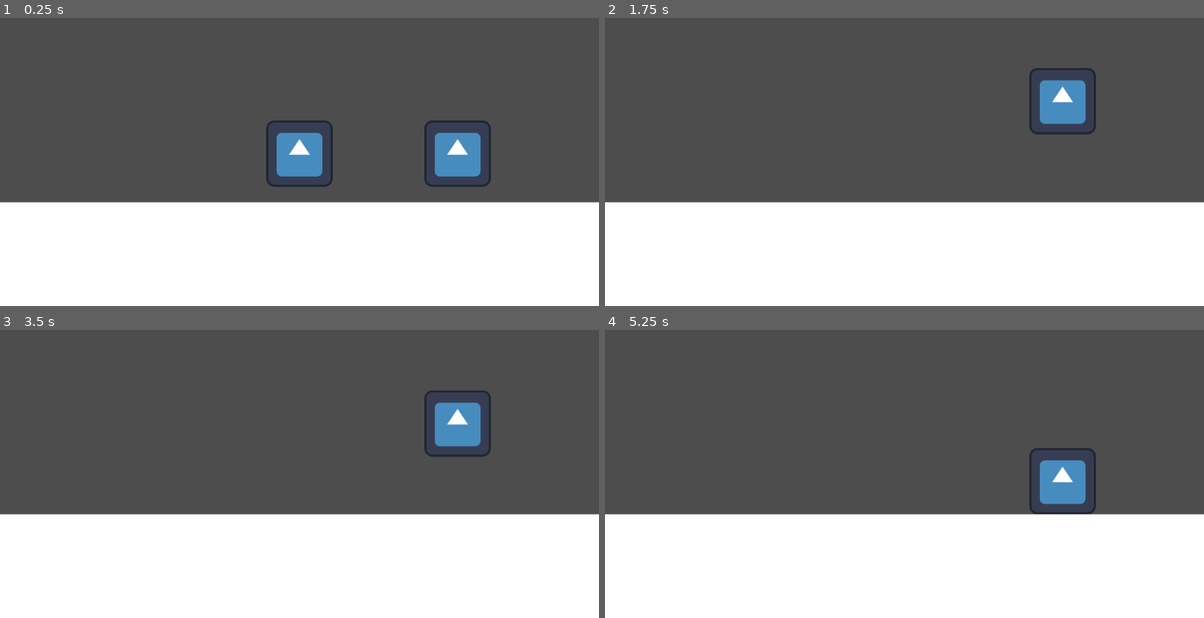
Above: before the commit, frames 1-4 (two rows, left to right).
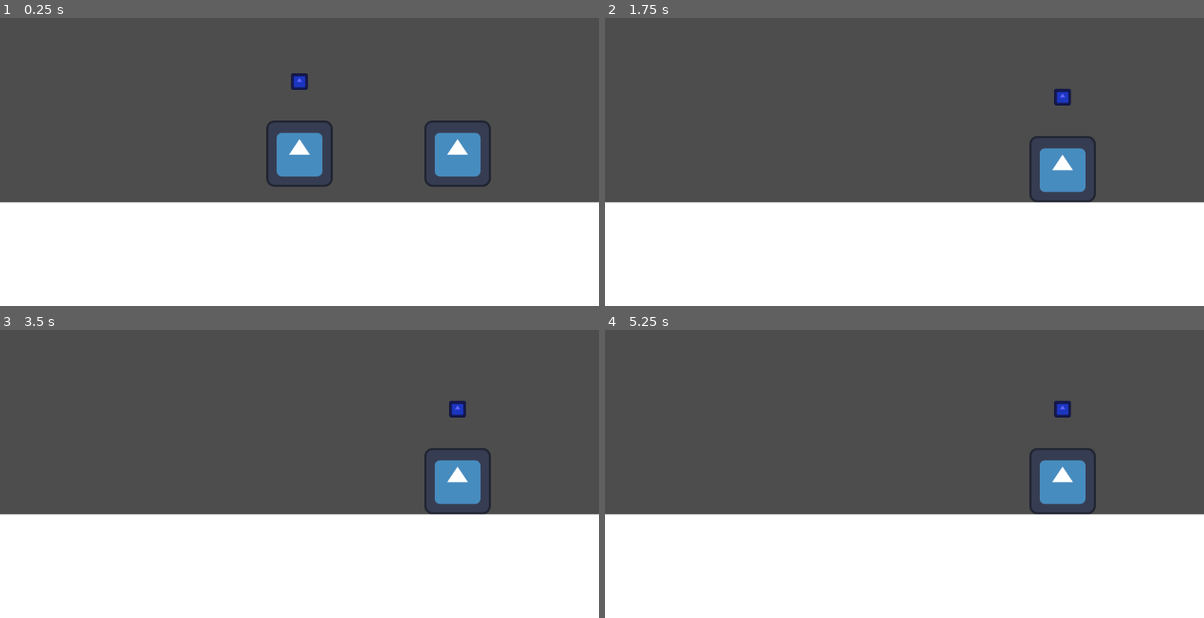
Above: after the commit, the same moments.

Repository: jmrvicencio/HelpingJovi
Game: Godot game, scene res://scenes/main.tscn
The game is run twice, just before and just after one commit, with the same random seed, the same clock (stepped at 60 frames per second) and the same inputs. The engine's default icon, where the game draws it, is replaced by a stand-in: a white triangle on a blue panel in a dark square.
Inputs:
- Up to frame 1 (0.25 s): no input
- Up to frame 2 (1.75 s): tap Enter (ui_accept) at 0.5 s; hold Right (ui_right) from 0.53 s (still down); tap E (player1_give, bound only after the commit) at 0.6, 1.55 s; tap I (player2_jump) at 0.77, 1.52 s; tap O (player2_give, bound only after the commit) at 0.8, 1.35 s
- Up to frame 3 (3.5 s): release Right (ui_right) at 2.03 s; hold Left (ui_left) 2.03-2.78 s; tap J (player2_left) at 2.1 s; tap O (player2_give, bound only after the commit) at 2.3 s; tap Enter (ui_accept) at 2.75 s; hold Right (ui_right) from 2.78 s (still down); tap L (player2_right) at 2.85 s; tap I (player2_jump) at 3.02 s; tap E (player1_give, bound only after the commit) at 3.05 s
- Up to frame 4 (5.25 s): tap E (player1_give, bound only after the commit) at 3.6, 4.55, 5.1 s; tap I (player2_jump) at 3.77, 4.52 s; tap O (player2_give, bound only after the commit) at 3.8, 4.35 s; release Right (ui_right) at 4.28 s; hold Left (ui_left) 4.28-5.03 s; hold Right (ui_right) from 5.03 s (still down)

The runs differ from the first frame. In frame 1, 0.2% of the frame differs, in the area x 48-52%, y 19-25%; in frame 2, 3.0%, in the area x 70-82%, y 17-64%; in frame 3, 2.9%; in frame 4, 0.2%.

Commit message:
Added separate jump indicators

Diff:
--- a/elements/character/character.tscn
+++ b/elements/character/character.tscn
@@ -15,5 +15,13 @@
 [node name="Sprite2D" type="Sprite2D" parent="."]
 texture = ExtResource("2_w87oa")
 
+[node name="JumpIndicator" type="Sprite2D" parent="."]
+unique_name_in_owner = true
+visible = false
+modulate = Color(0.380392, 0.388235, 1, 1)
+position = Vector2(0, -139)
+scale = Vector2(0.25, 0.25)
+texture = ExtResource("2_w87oa")
+
 [node name="CollisionShape2D" type="CollisionShape2D" parent="."]
 shape = SubResource("RectangleShape2D_lquwl")
--- a/elements/character/character_body_2d.gd
+++ b/elements/character/character_body_2d.gd
@@ -1,4 +1,7 @@
+class_name Character
 extends CharacterBody2D
+
+signal custom_signal()
 
 enum PLAYER{
 	ONE,
@@ -6,31 +9,48 @@
 }
 
 @export var player: PLAYER = PLAYER.ONE
-
 @export var speed: float = 300.0
 @export var jump_velocity = -400.0
 @export var gravity_scale = Vector2(1, 1)
 @export var gravity:Vector2 = Vector2(0, 980)
+@export var partner:Character
+
+@onready var jump_indicator: Sprite2D = %JumpIndicator
+
+var can_jump:bool = false :
+	set = _set_can_jump
+
+
+func _set_can_jump(val):
+	can_jump = val
+	jump_indicator.visible = val
 
 
 func _physics_process(delta: float) -> void:
 	var jump_input: bool
 	var direction: float
+	var give_jump_input: bool
+
 	if player == PLAYER.ONE:
 		jump_input = Input.is_action_just_pressed('ui_accept')
+		give_jump_input = Input.is_action_just_pressed('player1_give')
 		direction = Input.get_axis("ui_left", "ui_right")
 	elif player == PLAYER.TWO:
 		jump_input = Input.is_action_just_pressed('player2_jump')
+		give_jump_input = Input.is_action_just_pressed('player2_give')
 		direction = Input.get_axis("player2_left", "player2_right")
+
+	if give_jump_input and can_jump:
+		can_jump = false
+		partner.can_jump = true
 
 	# Add the gravity.
 	if not is_on_floor():
-		print("i am not on floor")
 		velocity += gravity * gravity_scale * delta
 
 	# Handle jump.
-	if jump_input and is_on_floor():
-		print("time to jump bitch")
+	if jump_input and is_on_floor() and can_jump:
+		custom_signal.emit()
 		velocity.y = jump_velocity
 
 	# Get the input direction and handle the movement/deceleration.
--- a/project.godot
+++ b/project.godot
@@ -48,3 +48,13 @@
 "events": [Object(InputEventKey,"resource_local_to_scene":false,"resource_name":"","device":-1,"window_id":0,"alt_press …(192 unchanged characters)…
 ]
 }
+player1_give={
+"deadzone": 0.2,
+"events": [Object(InputEventKey,"resource_local_to_scene":false,"resource_name":"","device":-1,"window_id":0,"alt_pressed":false,"shift_pressed":false,"ctrl_pressed":false,"meta_pressed":false,"pressed":false,"keycode":0,"physical_keycode":69,"key_label":0,"unicode":101,"location":0,"echo":false,"script":null)
+]
+}
+player2_give={
+"deadzone": 0.2,
+"events": [Object(InputEventKey,"resource_local_to_scene":false,"resource_name":"","device":-1,"window_id":0,"alt_pressed":false,"shift_pressed":false,"ctrl_pressed":false,"meta_pressed":false,"pressed":false,"keycode":0,"physical_keycode":79,"key_label":0,"unicode":111,"location":0,"echo":false,"script":null)
+]
+}
--- /dev/null
+++ b/scenes/main.gd
@@ -0,0 +1,16 @@
+extends Node2D
+
+@export var player1:Character
+
+# Called when the node enters the scene tree for the first time.
+func _ready() -> void:
+	var players := get_tree().get_nodes_in_group('character')
+
+	for char:Character in players:
+		char.custom_signal.connect(_on_custom_signal)
+		if char.player == Character.PLAYER.ONE:
+			char.can_jump = true
+
+
+func _on_custom_signal():
+	print("custom signal was called")
--- a/scenes/main.tscn
+++ b/scenes/main.tscn
@@ -1,5 +1,6 @@
-[gd_scene load_steps=4 format=3 uid="uid://djuti6x5kvqce"]
+[gd_scene load_steps=5 format=3 uid="uid://djuti6x5kvqce"]
 
+[ext_resource type="Script" uid="uid://c3m82oi5m3k55" path="res://scenes/main.gd" id="1_0wfyh"]
 [ext_resource type="PackedScene" uid="uid://csvew8um3cwx6" path="res://elements/character/character.tscn" id="1_o5qli"]
 
 [sub_resource type="RectangleShape2D" id="RectangleShape2D_1bvp3"]
@@ -8,7 +9,9 @@
 [sub_resource type="RectangleShape2D" id="RectangleShape2D_jyhfs"]
 size = Vector2(90, 90)
 
-[node name="Node2D" type="Node2D"]
+[node name="Node2D" type="Node2D" node_paths=PackedStringArray("player1")]
+script = ExtResource("1_0wfyh")
+player1 = NodePath("Player1")
 
 [node name="StaticBody2D" type="StaticBody2D" parent="."]
 position = Vector2(0, 448)
@@ -21,12 +24,14 @@
 position = Vector2(576, 160)
 shape = SubResource("RectangleShape2D_1bvp3")
 
-[node name="CharacterBody2D" parent="." instance=ExtResource("1_o5qli")]
+[node name="Player1" parent="." node_paths=PackedStringArray("partner") groups=["character", "example"] instance=ExtResource("1_o5qli")]
 position = Vector2(576, 256)
+partner = NodePath("../Player2")
 
-[node name="CharacterBody2D2" parent="." instance=ExtResource("1_o5qli")]
+[node name="Player2" parent="." node_paths=PackedStringArray("partner") groups=["character"] instance=ExtResource("1_o5qli")]
 position = Vector2(880, 256)
 player = 1
+partner = NodePath("../Player1")
 
 [node name="Area2D" type="Area2D" parent="."]
 position = Vector2(376, 344)
Not shown, added: scenes/main.gd.uid
